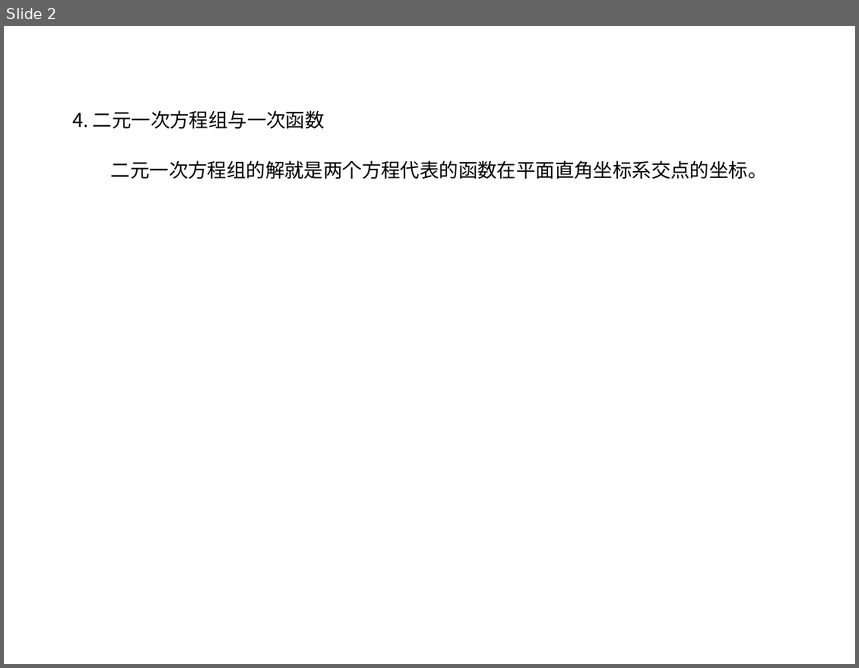
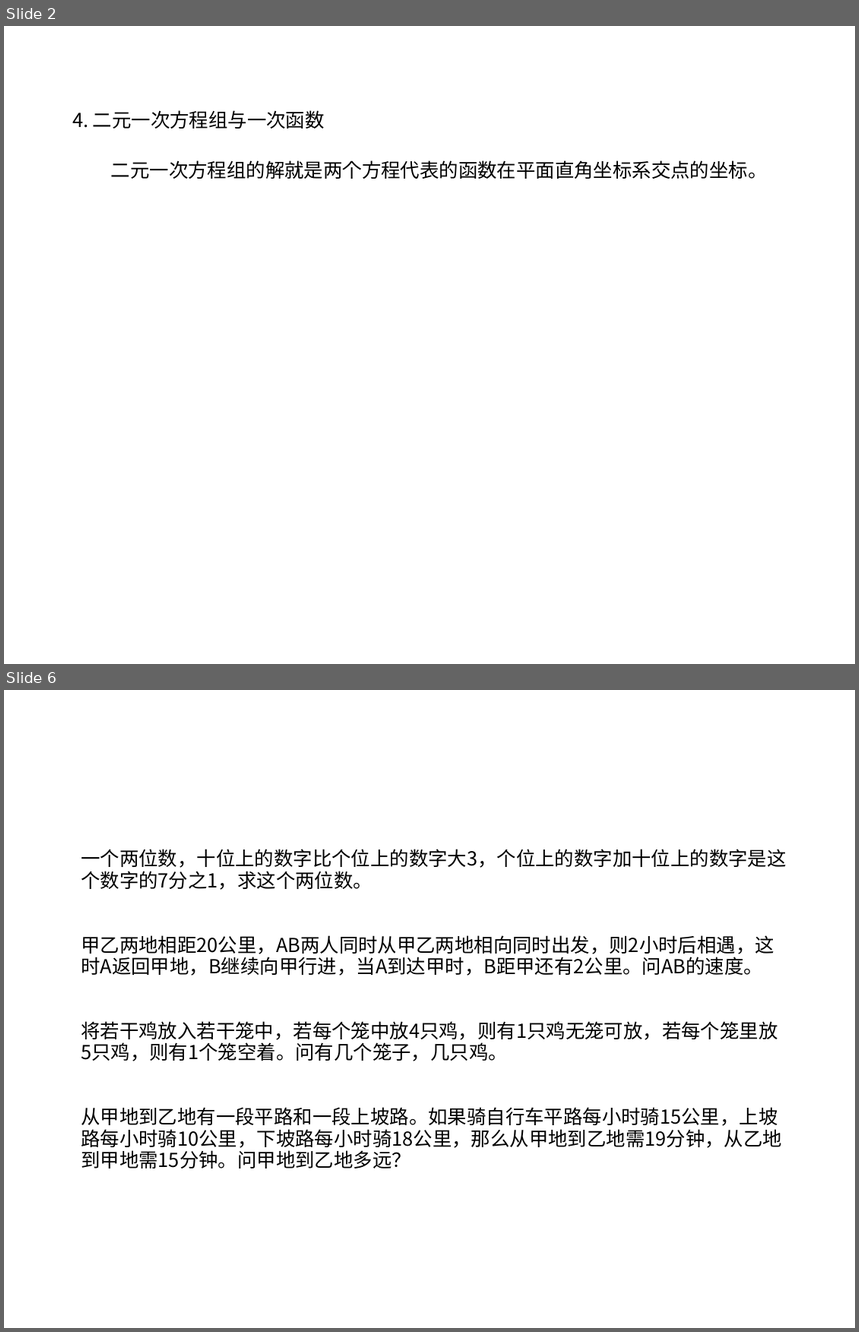
Before and after one commit to ericzhang/english-math, a slide deck: math/grade-7-下/7下数学人教版-unit-8-二元一次方程组.ppt. Shown one above the other, each under a label of ours: slide 2 before the commit, slides 2 and 6 after it; the slides between them are not shown. The pictures are 859x668 and 859x1332 pixels, drawn with LibreOffice and Linux fonts; fonts in the diff are those of the drawing. Boxes give left, top, right and bottom in pixels: in the first picture for what was removed or moved away, otherwise in the second. Text is boxed around its words. In the diff, an @@ line names an element or a change of style, - is before the commit and + after.

```diff
--- a/math/grade-7-下/7下数学人教版-unit-8-二元一次方程组.ppt
+++ b/math/grade-7-下/7下数学人教版-unit-8-二元一次方程组.ppt
@@ slide 6 added at box(4, 690, 855, 1328), background #FFFFFF @@
@@ text added at box(81, 849, 786, 1169), 18 pt, text #000000 @@
+一个两位数，十位上的数字比个位上的数字大3，个位上的数字加十位上的数字是这个数字的7分之1，求这个两位数。
+甲乙两地相距20公里，AB两人同时从甲乙两地相向同时出发，则2小时后相遇，这时A返回甲地，B继续向甲行进，当A到达甲时，B距甲还有2公里。问AB的速度。
+将若干鸡放入若干笼中，若每个笼中放4只鸡，则有1只鸡无笼可放，若每个笼里放5只鸡，则有1个笼空着。问有几个笼子，几只鸡。
+从甲地到乙地有一段平路和一段上坡路。如果骑自行车平路每小时骑15公里，上坡路每小时骑10公里，下坡路每小时骑18公里，那么从甲地到乙地需19分钟，从乙地到甲地需15分钟。问甲地到乙地多远？
```
Also in this commit, not shown: 1 slide changed, 6 other slides added, 34 other files.
